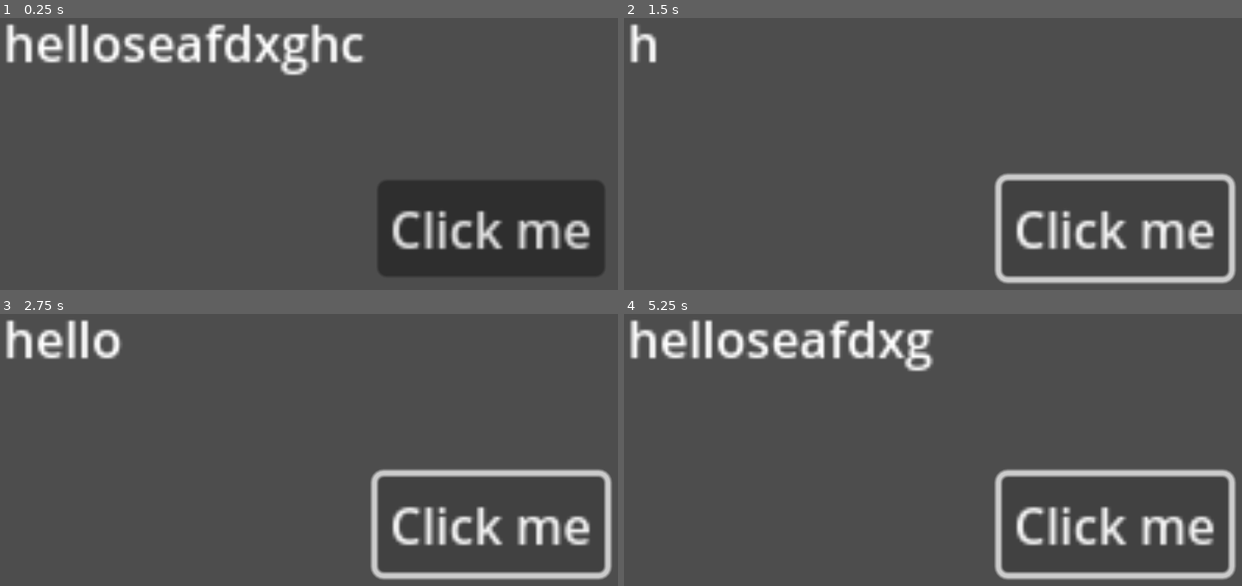
Above: before the commit, frames 1-4 (two rows, left to right).
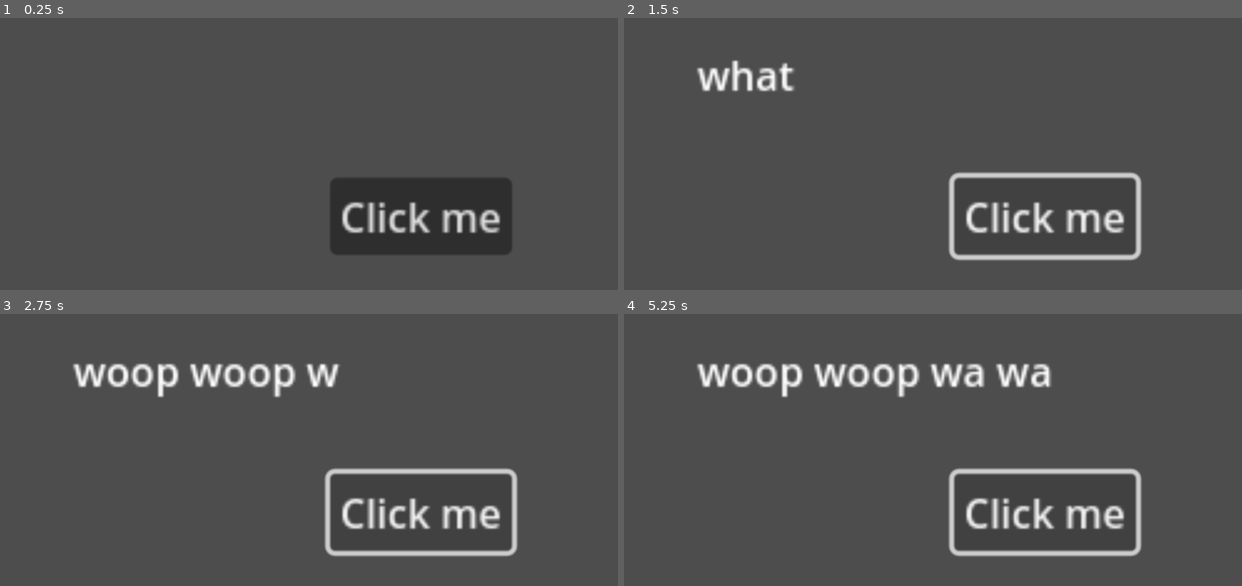
Above: after the commit, the same moments.

Repository: DominiqueDomo/Project-Domzoke
Game: Godot game, scene res://main.tscn
The game is run twice, just before and just after one commit, with the same random seed, the same clock (stepped at 60 frames per second) and the same inputs.
Inputs:
- Up to frame 1 (0.25 s): no input
- Up to frame 2 (1.5 s): click "Click me" at 0.5 s; click "Click me" at 1.25 s
- Up to frame 3 (2.75 s): click "Click me" at 2 s
- Up to frame 4 (5.25 s): no input

The runs differ from the first frame. In frame 1, 15% of the frame differs, in the area x 1-98%, y 1-95%; in frame 2, 9.0%; in frame 3, 12%; in frame 4, 15%.

Commit message:
second commit
letter by letter display now works, starting to set up an array for easy dialogue

Diff:
--- /dev/null
+++ b/button.gd
@@ -0,0 +1,16 @@
+extends Control
+
+@onready var button = $Button
+
+signal display_label_text
+
+# Called when the node enters the scene tree for the first time.
+func _ready():
+	button.text = "Click me"
+
+func _on_button_pressed() -> void:
+	display_label_text.emit()
+
+# Called every frame. 'delta' is the elapsed time since the previous frame.
+func _process(delta: float) -> void:
+	pass
--- /dev/null
+++ b/button.tscn
@@ -0,0 +1,19 @@
+[gd_scene load_steps=2 format=3 uid="uid://csvb65k22b4my"]
+
+[ext_resource type="Script" path="res://button.gd" id="1_b0ffs"]
+
+[node name="Control" type="Control"]
+layout_mode = 3
+anchors_preset = 15
+anchor_right = 1.0
+anchor_bottom = 1.0
+grow_horizontal = 2
+grow_vertical = 2
+script = ExtResource("1_b0ffs")
+
+[node name="Button" type="Button" parent="."]
+layout_mode = 1
+offset_right = 8.0
+offset_bottom = 8.0
+
+[connection signal="pressed" from="Button" to="." method="_on_button_pressed"]
--- /dev/null
+++ b/global.gd
@@ -0,0 +1 @@
+extends Node
--- a/main.gd
+++ b/main.gd
@@ -1,22 +1,24 @@
 extends Node2D
 
-@onready var text = $Label
-@onready var button = $Button
+@onready var label = $Label
+@onready var control = $Control
 
+var visible_text_tween;
+var hello := -1
+var array = ["hello", "what is up?", "woop woop wa wa"]
 
-func _ready():
-	button.text = "Click me"
-	button.pressed.connect(self._button_pressed)
-	text.text = str("helloseafdxghc")
+func _ready() -> void:
+	control.display_label_text.connect(display_label_text)
 
+func display_label_text():
 
-func _button_pressed():
-	var speed = 0
-	print("Hello world!")
-	while speed < 1:
-		speed += 0.1
-		await get_tree().create_timer(0.5).timeout
-		text.visible_ratio = speed
+	label.visible_ratio = 0
+	if hello <= 2:
+		hello += 1
+		label.text = array[hello]
+		visible_text_tween = create_tween()
+		visible_text_tween.tween_property(label, "visible_ratio", 1.0, 2.0)
+
 
 # Called every frame. 'delta' is the elapsed time since the previous frame.
 func _process(delta: float) -> void:
--- a/main.tscn
+++ b/main.tscn
@@ -1,6 +1,7 @@
-[gd_scene load_steps=2 format=3 uid="uid://dt0l50sfesi7e"]
+[gd_scene load_steps=3 format=3 uid="uid://dt0l50sfesi7e"]
 
 [ext_resource type="Script" path="res://main.gd" id="1_7d63g"]
+[ext_resource type="PackedScene" uid="uid://csvb65k22b4my" path="res://button.tscn" id="2_8ge5d"]
 
 [node name="Node2D" type="Node2D"]
 script = ExtResource("1_7d63g")
@@ -9,12 +10,12 @@
 offset_right = 40.0
 offset_bottom = 23.0
 
-[node name="Button" type="Button" parent="."]
-offset_left = 120.0
-offset_top = 56.0
-offset_right = 128.0
-offset_bottom = 64.0
-
 [node name="Camera2D" type="Camera2D" parent="."]
 position = Vector2(112, 64)
-zoom = Vector2(5, 5)
+zoom = Vector2(4, 4)
+
+[node name="Control" parent="." instance=ExtResource("2_8ge5d")]
+offset_left = 103.0
+offset_top = 53.0
+offset_right = 103.0
+offset_bottom = 53.0
--- a/project.godot
+++ b/project.godot
@@ -14,3 +14,7 @@
 run/main_scene="res://main.tscn"
 config/features=PackedStringArray("4.3", "Forward Plus")
 config/icon="res://icon.svg"
+
+[autoload]
+
+Global="*res://global.gd"
